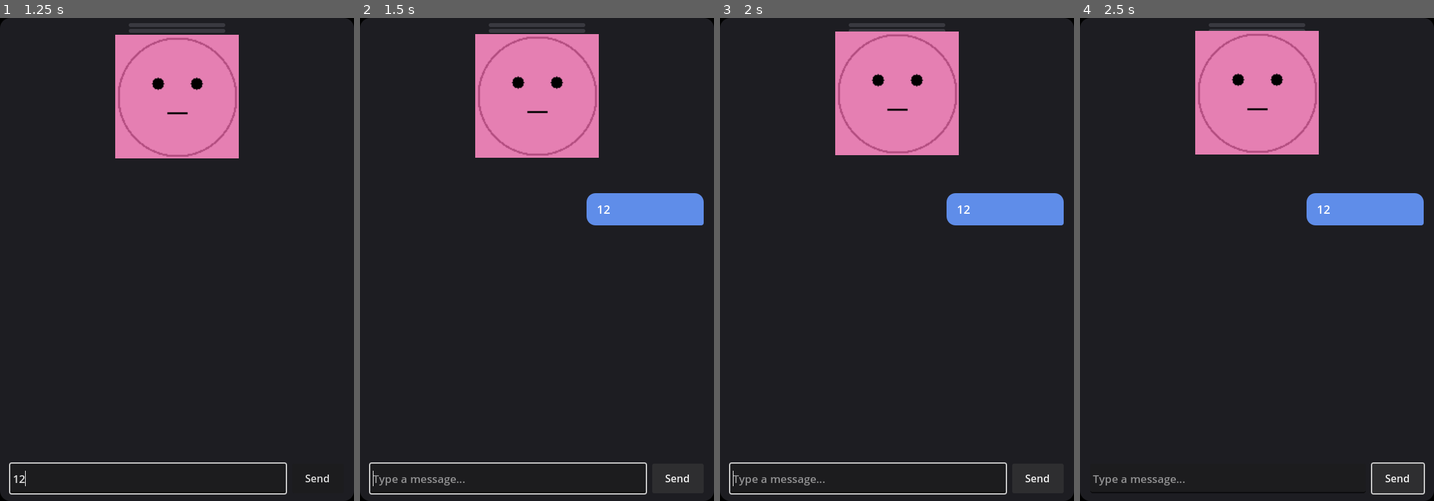
Above: before the commit, frames 1-4 (left to right).
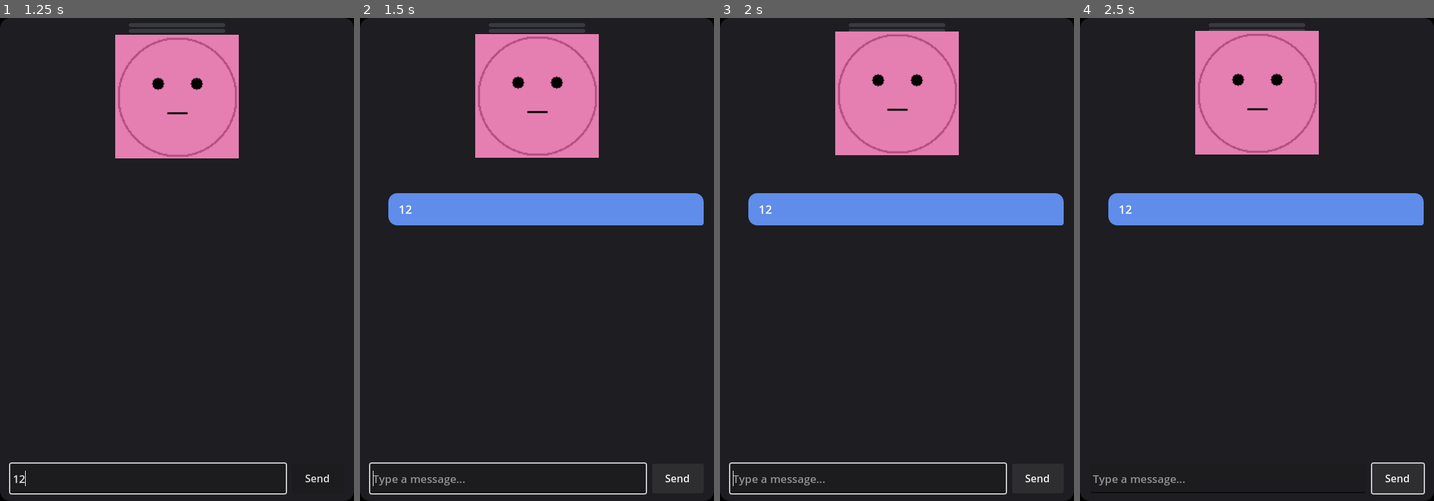
Above: after the commit, the same moments.

Repository: x3haloed/dewet
Game: Godot game, scene res://main/Dewet.tscn
Two runs of this game, one before a commit and one after it. Both use one fixed random seed, a clock stepped at 60 frames per second and the inputs below.
Inputs (mouse positions are in pixels of both pictures, inside the frame that each line leads up to):
- Up to frame 1 (1.25 s): click (148, 476) at 0.52 s; type "12" at 0.6 s
- Up to frame 2 (1.5 s): click "Send" at 1.25 s
- Up to frame 3 (2 s): no input
- Up to frame 4 (2.5 s): click "Send" at 2 s

Frame 1 is identical in both runs. In frame 2, 3.8% of the frame differs, in the area x 8-71%, y 36-43%; in frame 3, 3.8%; in frame 4, 3.8%.

Commit message:
widen chat bubbles

Diff:
--- a/godot/chat/ChatWindow.gd
+++ b/godot/chat/ChatWindow.gd
@@ -37,16 +37,18 @@
 	# Determine alignment
 	var is_user = sender.to_lower() == "user"
 
+	# Small margin spacer on the alignment side (bubble stretches nearly full width)
+	const MARGIN_SIZE = 24
+
 	if is_user:
-		# Add spacer on left for right alignment
+		# Add small spacer on left for right alignment
 		var spacer = Control.new()
-		spacer.size_flags_horizontal = Control.SIZE_EXPAND_FILL
-		spacer.custom_minimum_size.x = 50
+		spacer.custom_minimum_size.x = MARGIN_SIZE
 		container.add_child(spacer)
 
-	# Create the bubble panel
+	# Create the bubble panel - expands to fill available space
 	var panel = PanelContainer.new()
-	panel.size_flags_horizontal = Control.SIZE_SHRINK_END if is_user else Control.SIZE_SHRINK_BEGIN
+	panel.size_flags_horizontal = Control.SIZE_EXPAND_FILL
 
 	# Style the bubble
 	var style = StyleBoxFlat.new()
@@ -64,7 +66,7 @@
 
 	# Create content container
 	var vbox = VBoxContainer.new()
-	vbox.size_flags_horizontal = Control.SIZE_SHRINK_BEGIN
+	vbox.size_flags_horizontal = Control.SIZE_EXPAND_FILL
 
 	# Add sender label (except for user)
 	if not is_user:
@@ -74,14 +76,13 @@
 		sender_label.add_theme_color_override("font_color", Color(1, 1, 1, 0.8))
 		vbox.add_child(sender_label)
 
-	# Add message content
+	# Add message content - expands to fill bubble width
 	var content_label = RichTextLabel.new()
 	content_label.text = content
 	content_label.fit_content = true
 	content_label.bbcode_enabled = false
 	content_label.scroll_active = false
-	content_label.custom_minimum_size.x = 150
-	content_label.size_flags_horizontal = Control.SIZE_SHRINK_BEGIN
+	content_label.size_flags_horizontal = Control.SIZE_EXPAND_FILL
 	content_label.add_theme_font_size_override("normal_font_size", 18)
 	content_label.add_theme_font_size_override("bold_font_size", 18)
 	content_label.add_theme_color_override("default_color", Color.WHITE)
@@ -91,10 +92,9 @@
 	container.add_child(panel)
 
 	if not is_user:
-		# Add spacer on right for left alignment
+		# Add small spacer on right for left alignment
 		var spacer = Control.new()
-		spacer.size_flags_horizontal = Control.SIZE_EXPAND_FILL
-		spacer.custom_minimum_size.x = 50
+		spacer.custom_minimum_size.x = MARGIN_SIZE
 		container.add_child(spacer)
 
 	return container
